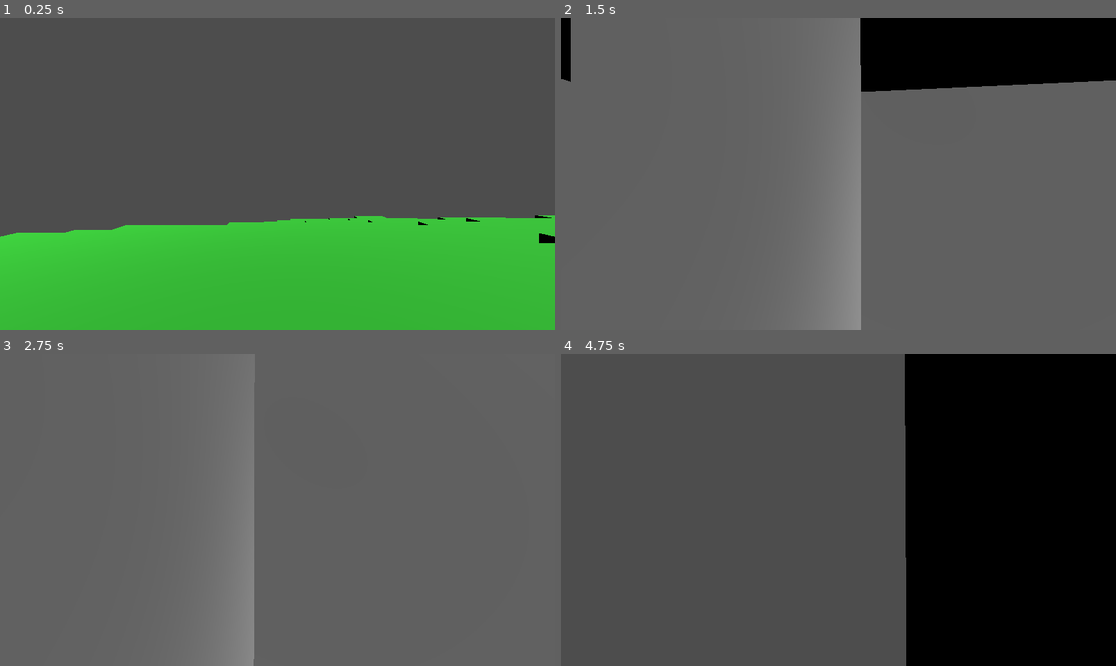
Above: before the commit, frames 1-4 (two rows, left to right).
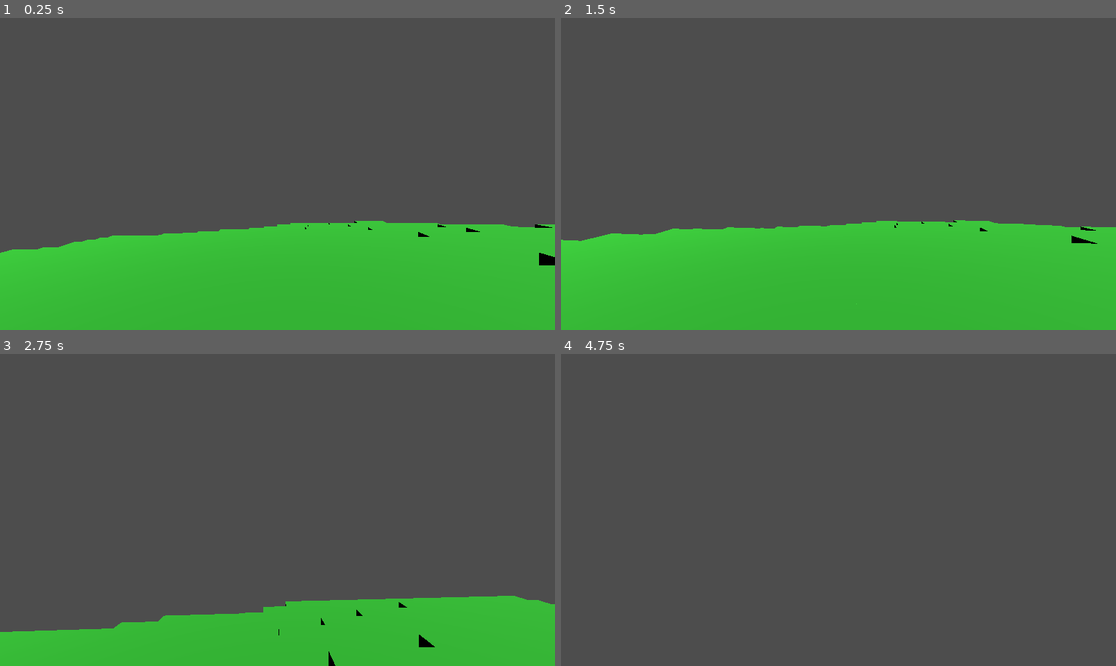
Above: after the commit, the same moments.

Repository: Ephesius/godot-voxels
Game: Godot game, scene res://scenes/world.tscn
The game is run twice, just before and just after one commit, with the same random seed, the same clock (stepped at 60 frames per second) and the same inputs. The project has no main scene, so this scene is started directly.
Inputs (mouse positions are in pixels of both pictures, inside the frame that each line leads up to):
- Up to frame 1 (0.25 s): no input
- Up to frame 2 (1.5 s): tap Enter (ui_accept) at 0.5, 0.77 s; move the mouse to (866, 174) at 0.52 s; hold Ctrl (slow) 0.53-1.28 s; hold W (move_forward) from 0.53 s (still down); move the mouse to (810, 174) at 1.27 s; tap Shift (sprint) at 1.35 s
- Up to frame 3 (2.75 s): keep holding W (move_forward); tap Enter (ui_accept) at 1.52 s; move the mouse to (288, 503) at 2.02 s; hold F (toggle_fly) from 2.03 s (still down)
- Up to frame 4 (4.75 s): keep holding W (move_forward); move the mouse to (832, 516) at 2.77 s; release F (toggle_fly) at 2.78 s; tap Space at 2.85 s; tap Enter (ui_accept) at 3.02, 3.77, 4.52 s; move the mouse to (877, 513) at 3.52 s; hold Ctrl (slow) 3.53-4.28 s; move the mouse to (794, 506) at 4.27 s; tap Shift (sprint) at 4.35 s

The runs differ from the first frame. In frame 1, 2.8% of the frame differs, in the area x 0-100%, y 63-80%; in frame 2, 53%, in the area x 0-100%, y 0-100%; in frame 3, 30%; in frame 4, 38%.

Commit message:
Add collision detection to terrain chunks
Generate StaticBody3D with trimesh collision shapes for each chunk,
allowing the player to collide with and walk on terrain. Uses the
visual mesh to automatically create matching collision geometry.

Implementation:
- Create StaticBody3D as child of each chunk
- Generate trimesh collision shape from the mesh
- Only generate collision for non-empty chunks

This fixes the issue where the player would fall through the world.

Diff:
--- a/scripts/chunk.gd
+++ b/scripts/chunk.gd
@@ -90,6 +90,26 @@
 		material.vertex_color_use_as_albedo = true
 		set_surface_override_material(0, material)
 
+		# Generate collision for the chunk
+		_generate_collision()
+
+
+## Generate collision shape from the mesh
+func _generate_collision() -> void:
+	# Create a StaticBody3D for collision
+	var static_body: StaticBody3D = StaticBody3D.new()
+
+	# Create collision shape from the mesh
+	var collision_shape: CollisionShape3D = CollisionShape3D.new()
+	collision_shape.shape = mesh.create_trimesh_shape()
+
+	# Add collision shape to static body
+	static_body.add_child(collision_shape)
+
+	# Add static body to chunk
+	add_child(static_body)
+
+
 # Helper functions to add each face (2 triangles per face)
 # All vertices are in counter-clockwise order when viewed from outside
 
